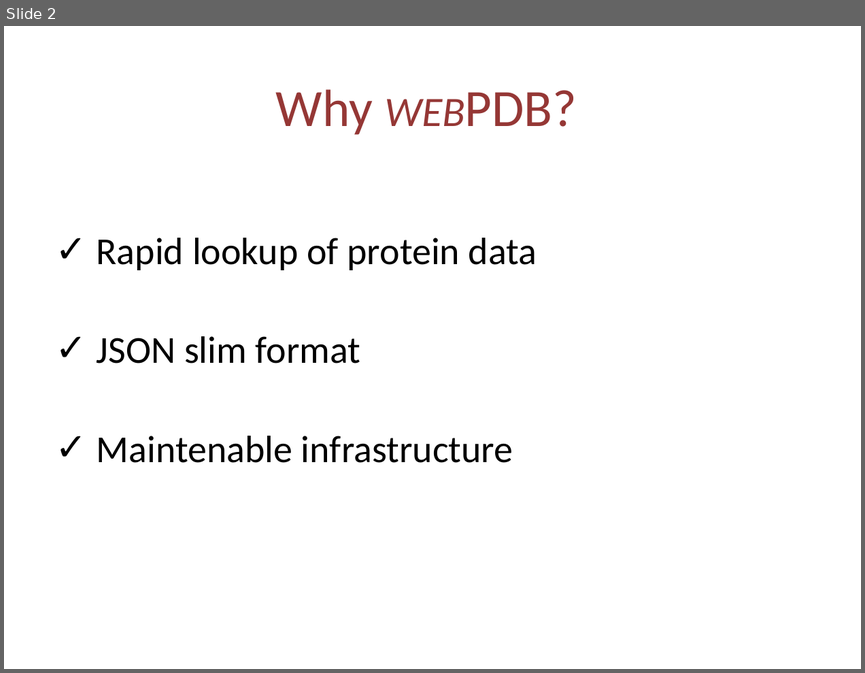
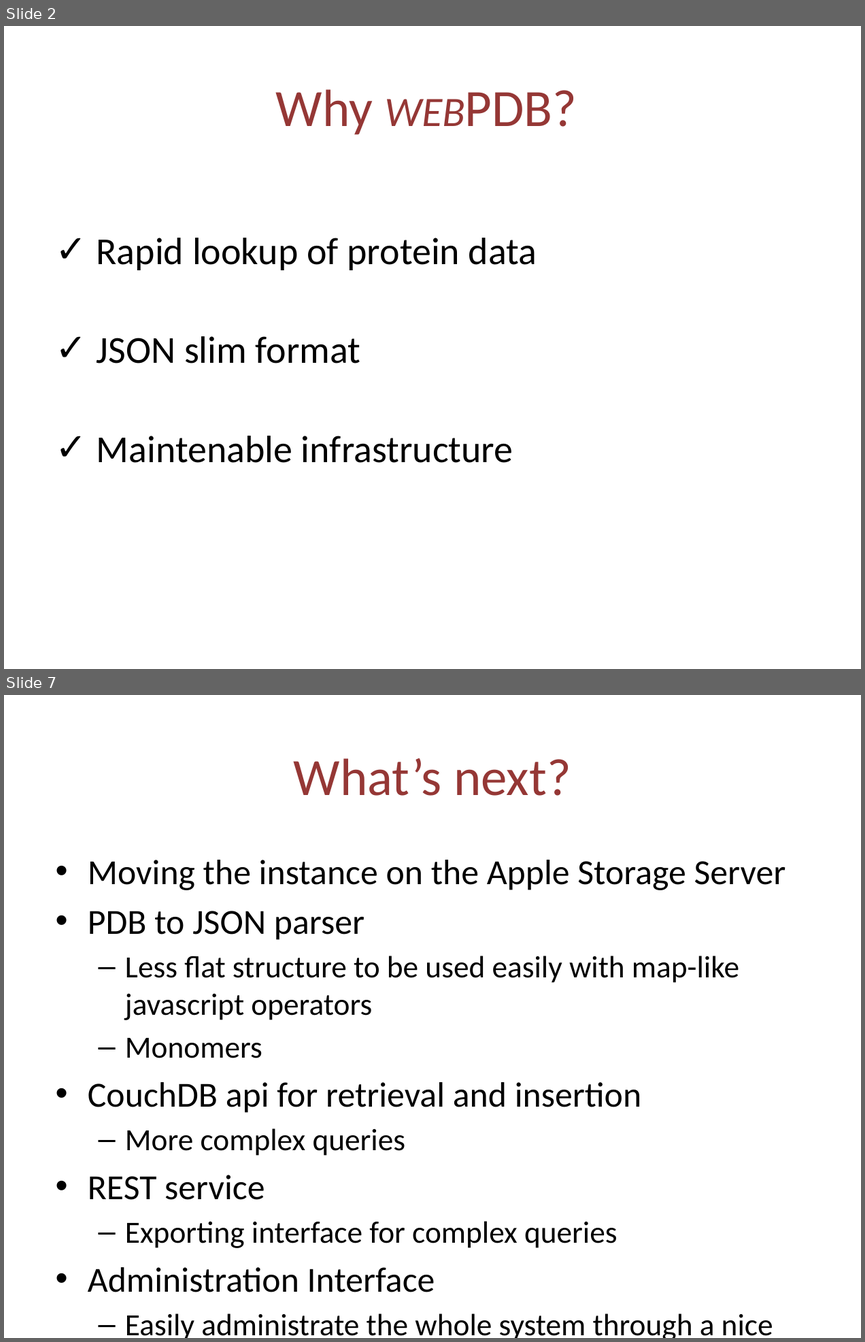
Before and after one commit to cvdlab-projects/webpdb, a slide deck: docs/webPDB.pptx. Shown one above the other, each under a label of ours: slide 2 before the commit, slides 2 and 7 after it; the slides between them are not shown. The pictures are 865x673 and 865x1342 pixels, drawn with LibreOffice and Linux fonts; fonts in the diff are those of the drawing. Boxes give left, top, right and bottom in pixels: in the first picture for what was removed or moved away, otherwise in the second. Text is boxed around its words. In the diff, an @@ line names an element or a change of style, - is before the commit and + after.

```diff
--- a/docs/webPDB.pptx
+++ b/docs/webPDB.pptx
@@ slide 7 added at (x1=4, y1=695, x2=861, y2=1338), background #FFFFFF @@
@@ title added at (x1=294, y1=758, x2=571, y2=796), 44 pt, text #953735 @@
+What’s next?
@@ text added at (x1=88, y1=860, x2=786, y2=1338), 25.9 pt, text #000000 @@
+• Moving the instance on the Apple Storage Server
+• PDB to JSON parser
+  – Less flat structure to be used easily with map-like javascript operators
+  – Monomers
+• CouchDB api for retrieval and insertion
+  – More complex queries
+• REST service
+  – Exporting interface for complex queries
+• Administration Interface
+  – Easily administrate the whole system through a nice HTML interface
```
Also in this commit, not shown: 3 slides changed, 2 other slides added.
